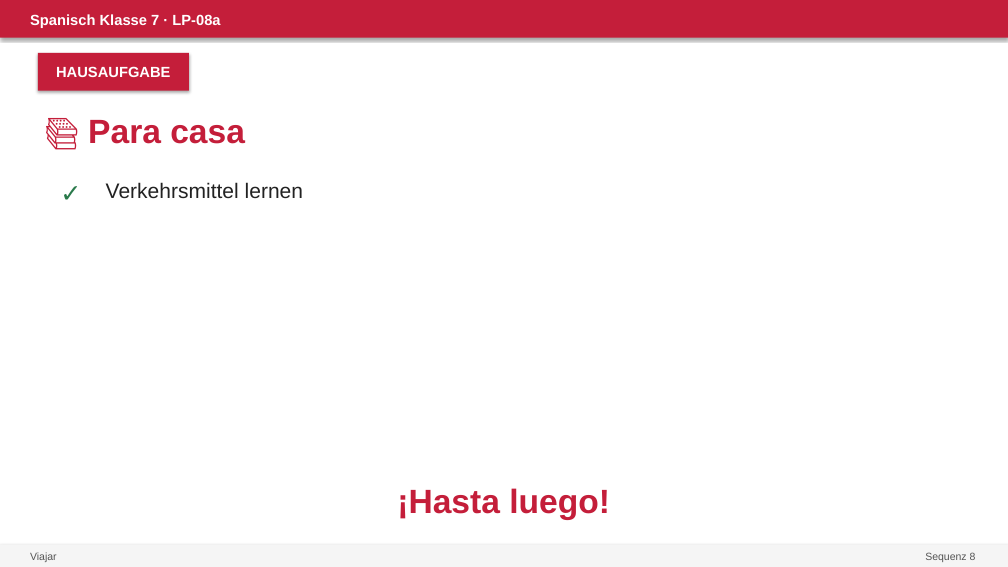
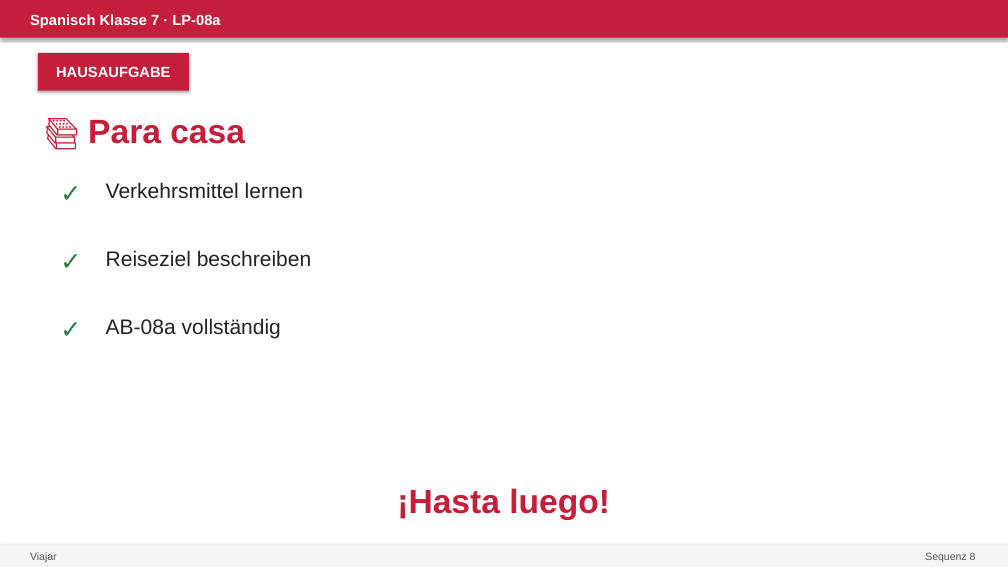
Before and after one commit to devbox42/sciencesim, a slide deck: slide 13 of projects/spanisch/kl07/sequenz-08-vacaciones/08a-viajar/PPT-08a.pptx (slide 4 before the commit). Drawn at 1008x567 pixels with LibreOffice and Linux fonts; fonts in the diff are those of the drawing. Boxes give left, top, right and bottom in pixels: in the first picture for what was removed or moved away, otherwise in the second. Text is boxed around its words. In the diff, an @@ line names an element or a change of style, - is before the commit and + after.

```diff
--- a/projects/spanisch/kl07/sequenz-08-vacaciones/08a-viajar/PPT-08a.pptx
+++ b/projects/spanisch/kl07/sequenz-08-vacaciones/08a-viajar/PPT-08a.pptx
@@ text added at (x1=53, y1=242, x2=91, y2=280), 24 pt, text #2A7A4B, bold @@
+✓
@@ text added at (x1=106, y1=250, x2=312, y2=266), 20 pt, text #222222 @@
+Reiseziel beschreiben
@@ text added at (x1=53, y1=310, x2=91, y2=348), 24 pt, text #2A7A4B, bold @@
+✓
@@ text added at (x1=106, y1=318, x2=281, y2=339), 20 pt, text #222222 @@
+AB-08a vollständig
```
Also in this commit, not shown: 2 other slides changed, 9 slides added, 32 other files.
